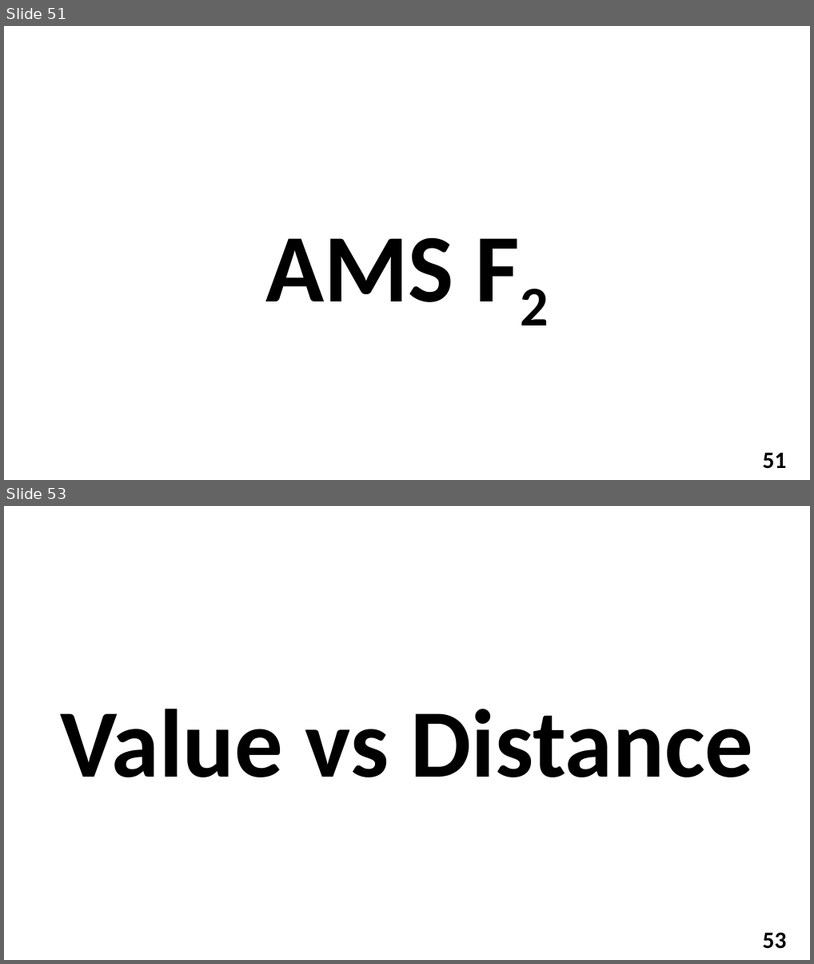
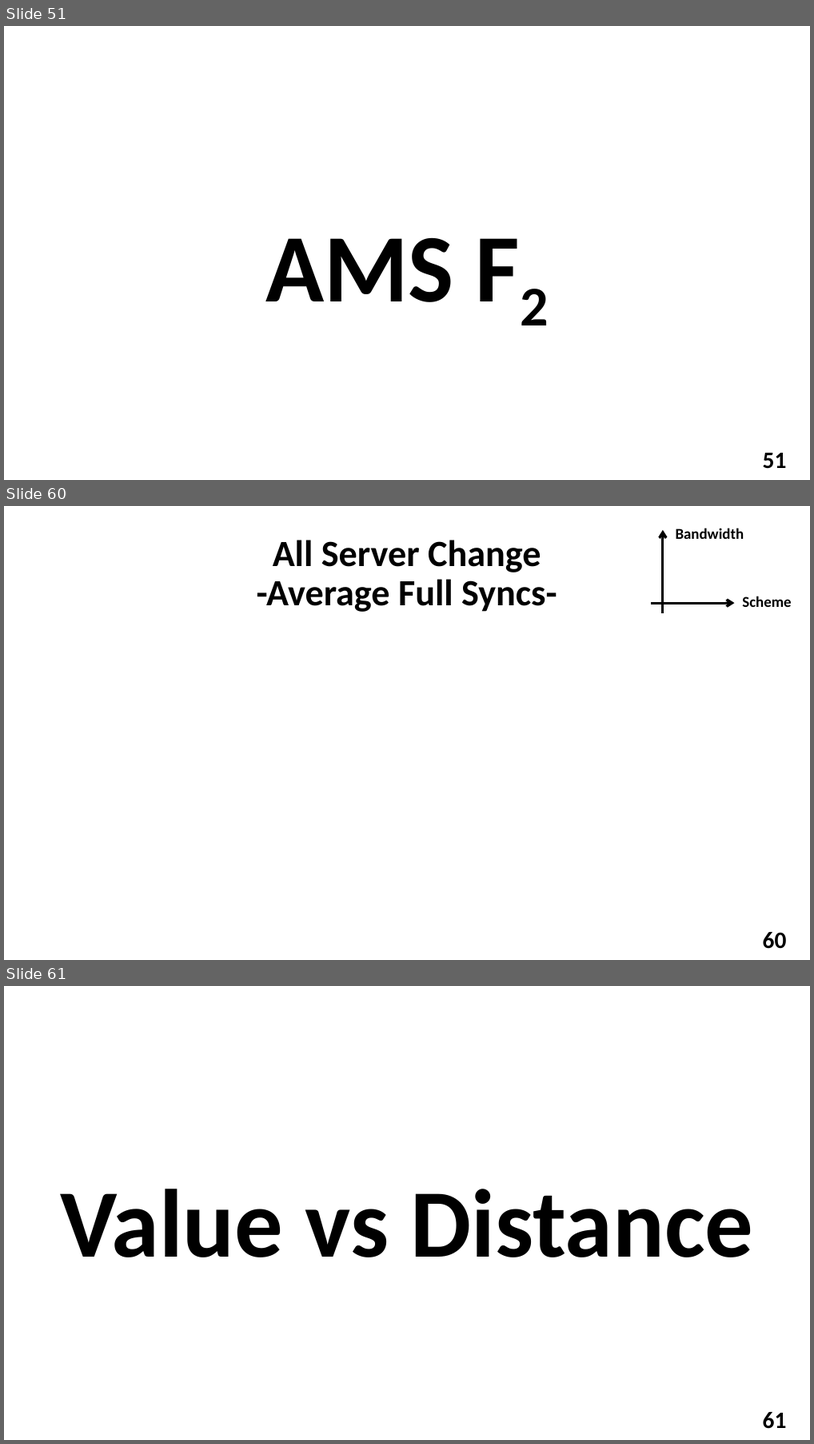
Before and after one commit to YuvalAlf/Distributed-Monitoring, a slide deck: What We Did So Far Dec 2018.pptx. Shown one above the other, each under a label of ours: slides 51 and 53 before the commit, slides 51, 60 and 61 after it; the slides between them are not shown. The pictures are 814x964 and 814x1444 pixels, drawn with LibreOffice and Linux fonts; fonts in the diff are those of the drawing; background and template pictures are left out. Boxes give left, top, right and bottom in pixels: in the first picture for what was removed or moved away, otherwise in the second. Text is boxed around its words. In the diff, an @@ line names an element or a change of style, - is before the commit and + after.

```diff
--- a/What We Did So Far Dec 2018.pptx
+++ b/What We Did So Far Dec 2018.pptx
@@ slide 60 added at box(4, 506, 810, 960), background picture (left out); not listed: 1 template element that a slide beside it also shows @@
@@ group added at box(652, 528, 791, 613): 2 arrows, 2 texts @@
+Scheme
+Bandwidth
@@ title added at box(257, 540, 558, 612), 44 pt, text #000000, bold @@
+All Server Change
+-Average Full Syncs-
@@ what was slide 53 is now slide 61 @@
@@ page number at box(763, 1412, 787, 1428): text changed @@
-53
+61
```
Also in this commit, not shown: 6 slides changed, 8 other slides added, 1 slide removed, 26 other files.
